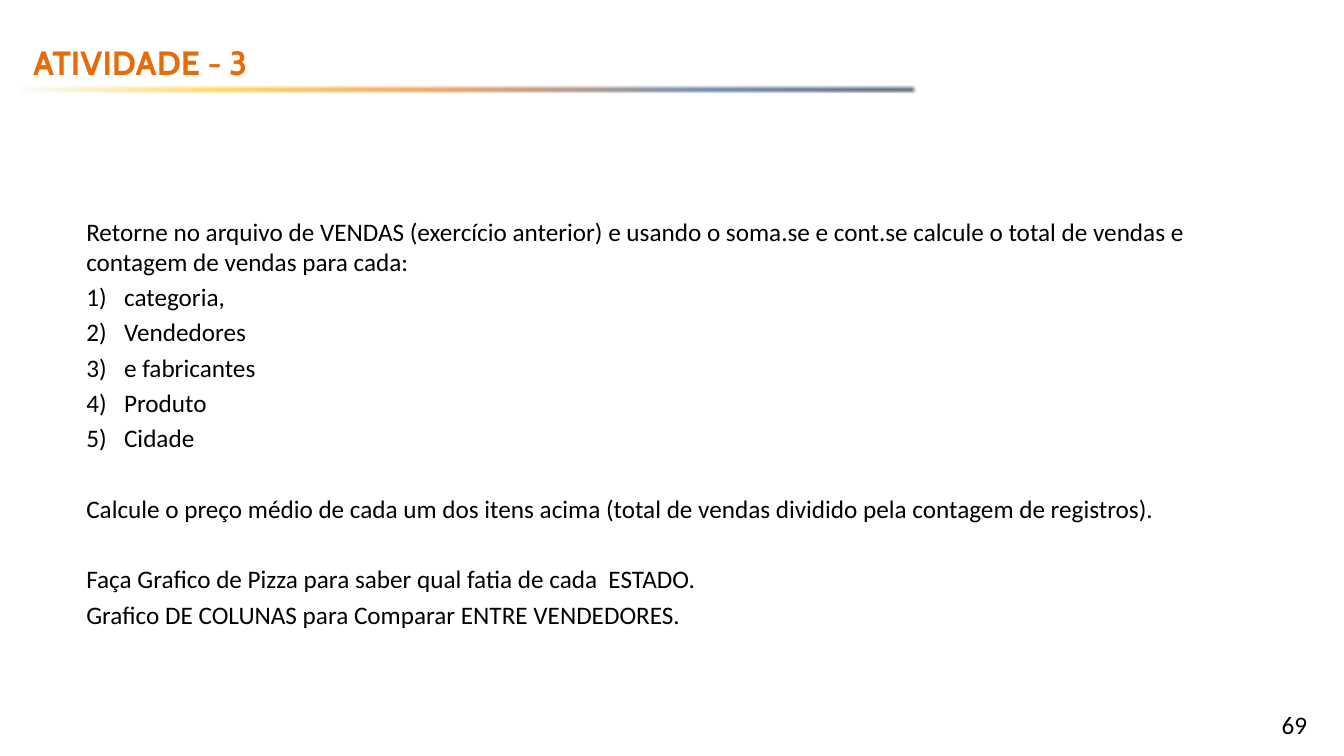
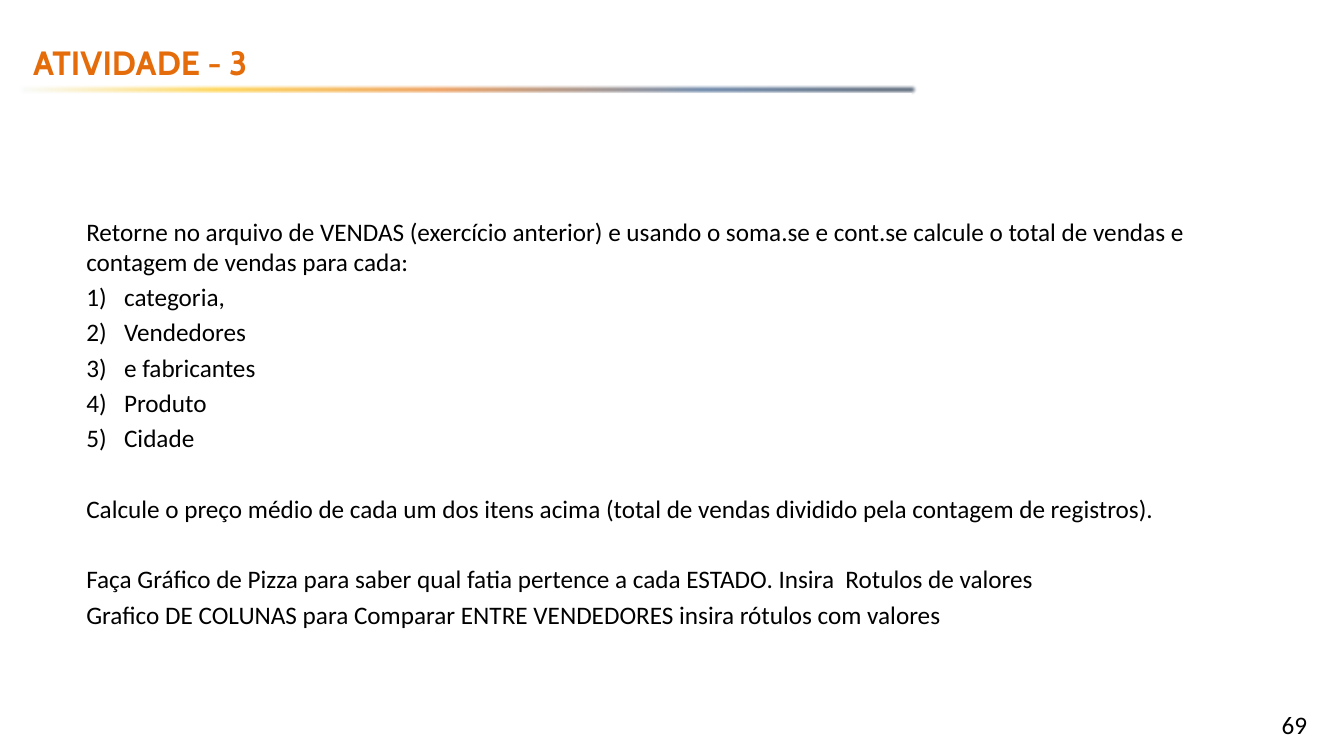
Before and after one commit to emerson-fenrir/Excel_Basico, a slide deck: slide 69 of Professor/Aula3.pptx. Drawn at 1344x756 pixels with LibreOffice and Linux fonts; fonts in the diff are those of the drawing; background and template pictures are left out. Boxes give left, top, right and bottom in pixels: in the first picture for what was removed or moved away, otherwise in the second. Text is boxed around its words. In the diff, an @@ line names an element or a change of style, - is before the commit and + after.

```diff
--- a/Professor/Aula3.pptx
+++ b/Professor/Aula3.pptx
@@ text at [86,570,1033,628]: text changed @@
-Faça Grafico de Pizza para saber qual fatia de cada ESTADO.
-Grafico DE COLUNAS para Comparar ENTRE VENDEDORES.
+Faça Gráfico de Pizza para saber qual fatia pertence a cada ESTADO. Insira Rotulos de valores
+Grafico DE COLUNAS para Comparar ENTRE VENDEDORES insira rótulos com valores
```
Also in this commit, not shown: 6 other slides changed, 5 slides added, 8 other files.
